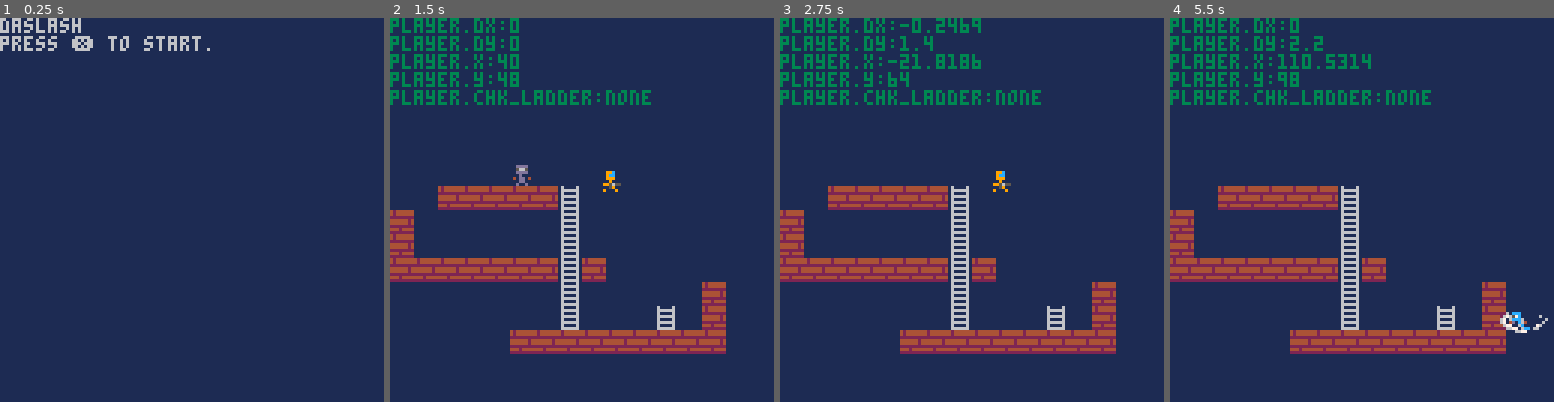
Above: before the commit, frames 1-4 (left to right).
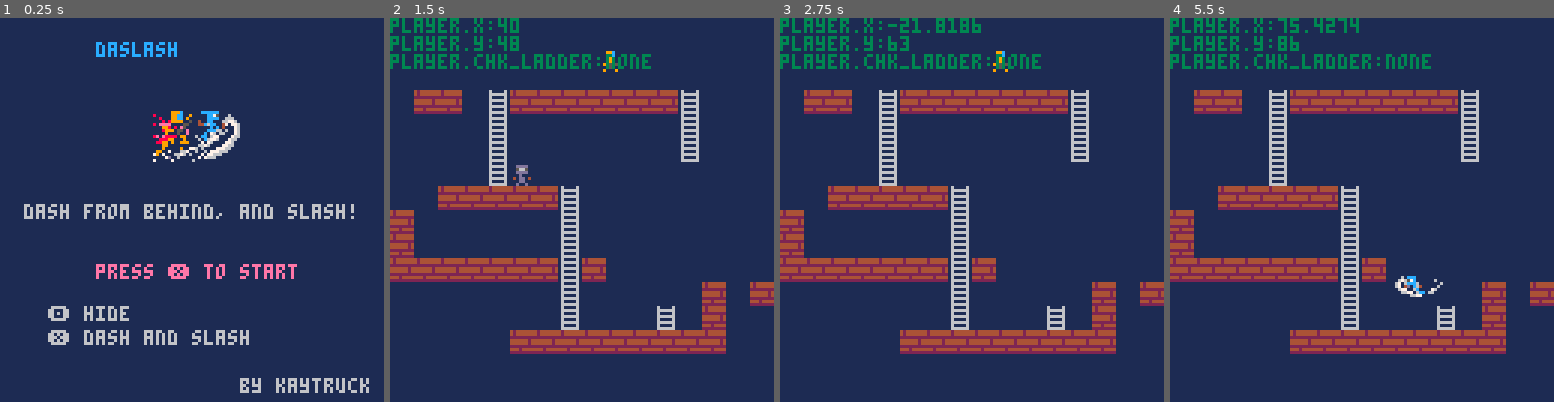
Above: after the commit, the same moments.

Repository: kaytruck/daslash
Game: PICO-8 cartridge daslash.p8
Same seed, same stepped clock (60 frames per second), same inputs: the game is played once before the commit and once after it.
Inputs:
- Up to frame 1 (0.25 s): no input
- Up to frame 2 (1.5 s): tap O (Z key) at 0.33, 0.7, 1.43 s; tap X (X key) at 1.07 s
- Up to frame 3 (2.75 s): hold Left 1.97-2.37 s; tap X (X key) at 2.07, 2.4, 2.73 s; tap O (Z key) at 2.22 s; hold Down from 2.42 s (still down)
- Up to frame 4 (5.5 s): release Down at 2.82 s; hold Right 2.87-3.53 s; tap X (X key) every 0.33 s from 3.07 to 5.4 s; tap O (Z key) at 3.1, 3.98, 4.87 s; hold Up 3.58-4.08 s; hold Right 4.13-4.53 s; hold Down 4.58-5.08 s; hold Left from 5.13 s (still down)

The runs differ from the first frame. In frame 1, 7.1% of the frame differs, in the area x 0-97%, y 0-98%; in frame 2, 7.5%; in frame 3, 7.6%; in frame 4, 8.1%, in the area x 0-100%, y 0-83%.

Commit message:
title screen, ladder anim

Diff:
--- a/daslash.p8
+++ b/daslash.p8
@@ -1,7 +1,7 @@
 pico-8 cartridge // http://www.pico-8.com
 version 34
 __lua__
--- Daslash
+-- daslash
 -- by kaytruck
 
 function _init()
@@ -14,6 +14,11 @@
 	-- settings
 	dead_h = 130
 	gravity=0.2
+	-- title screen
+	blink_col1 = 8
+	blink_col2 = 14
+	blink_col = blink_col1
+	blink_cnt = 0
 	-- player
 	player = {
 		sp=1,				-- sprite
@@ -50,8 +55,18 @@
 	enemies = {}
 	local enemy = {
 		sp=64,
+		spw=1,				-- sprite width
+		w=8,
+		h=8,
 		x=70,
-		y=50,
+		y=10,
+		dx=0,
+		dy=0,
+		max_dx=2,
+		max_dy=3,
+		acc_walk=0.8,
+		acc_jump=3,
+		fric=0.5,
 		flip=false,
 		dead=false,
 	}
@@ -64,12 +79,28 @@
 		_update = update_gaming
 		_draw = draw_gaming
 	end
+	-- blink start message
+	blink_cnt += 1
+	if blink_cnt > 7 then
+		blink_cnt = 0
+		if blink_col == blink_col1 then
+			blink_col = blink_col2
+		else
+			blink_col = blink_col1
+		end
+	end
 end
 
 function draw_title()
 	cls(1)
-	print("daslash", 6)
-	print("press ❎ to start.", 6)
+	print("daslash", 32, 8, 12)
+	spr(192, 48, 25, 4, 4)
+	print("dash from behind, and slash!", 8, 62, 6)
+	print("press ❎ to start", 32, 82, blink_col)
+	print("🅾️ hide", 16, 96, 6)
+	print("❎ dash and slash", 16,104,6)
+	print("by kaytruck", 80, 120, 6)
+
 end
 
 -->8
@@ -80,15 +111,15 @@
 
 function update_player()
 	player.dx *= player.fric
-	player.dy += gravity
 	if player.dash_time > 0 then
 		player.dash_time -= 1
+	else
+		player.dy += gravity
 	end
 	if abs(player.dx) < 0.5 then
 		player.running = false
 	end
 	player.ladder = "none"
-	-- player.chk_ladder = chk_ladder(player)
 	--control
 	if btn(🅾️) then
 		player.hide = true
@@ -110,29 +141,6 @@
 		if btn(⬇️) then
 			player.ladder = "down"
 		end
-		-- if player.chk_ladder == "in" then
-		-- 	player.dy = 0
-		-- 	if btn(⬆️) then
-		-- 		player.dy = -1
-		-- 	end
-		-- 	if btn(⬇️) then
-		-- 		player.dy = 1
-		-- 	end
-		-- elseif player.chk_ladder == "bottom" then
-		-- 	player.dy = 0
-		-- 	if btn(⬆️) then
-		-- 		player.dy = -1
-		-- 	end
-		-- elseif player.chk_ladder == "on" then
-		-- 	player.falling = false
-		-- 	player.landing = true
-		-- 	player.dy = 0
-		-- 	if btn(⬇️) then
-		-- 		player.dy = 1
-		-- 	end
-		-- else
-		-- 	player.dy += gravity
-		-- end
 		if btnp(❎)
 		and player.dash_time == 0 then
 			player.dash_time = player.dash_time_max
@@ -156,7 +164,6 @@
 	end
 
 	-- limit speed y-axis
-	-- player.dy = min(player.dy, player.max_dy)
 	player.dy = mid(-player.max_dy, player.dy, player.max_dy)
 
 	-- falling
@@ -172,12 +179,12 @@
 			player.falling = false
 			player.landing = true
 			if player.dy > 0 then
-				-- player.y -= (player.y + player.h) % 8
 				player.dy = 0
 			end
 			break
 		end
 	end
+	-- ladder
 	player.chk_ladder = chk_ladder(player)
 	if player.chk_ladder == "on" then
 		if player.ladder == "down" then
@@ -195,18 +202,6 @@
 			player.dy = -1
 		end
 	end
-	-- if player.falling then
-	-- 	if player.chk_ladder == "in"
-	-- 	or player.chk_ladder == "on"
-	-- 	or player.chk_ladder == "bottom" then
-	-- 		player.falling = false
-	-- 		player.landing = true
-	-- 		if player.dy > 0 then
-	-- 			player.y -= (player.y + player.h) % 8
-	-- 			player.dy = 0
-	-- 		end
-	-- 	end
-	-- end
 
 	-- collide wall
 	if player.dx > 0
@@ -277,9 +272,13 @@
 function collide_ground(obj, offset)
 	-- bottom left
 	local x1 = obj.x + 2
+	-- local x1 = obj.x + 3
+	-- local x1 = obj.x + obj.w / 2
 	local y1 = (obj.y + obj.h - 1) + offset
 	-- bottom right
 	local x2 = obj.x + obj.w - 3
+	-- local x2 = obj.x + obj.w - 3
+	-- local x2 = obj.x + obj.w / 2
 	local y2 = (obj.y + obj.h - 1) + offset
 	flg = 0x4
 
@@ -299,9 +298,13 @@
 
 function chk_ladder(obj)
 	-- bottom center
+	-- local x1 = obj.x + 2
+	-- local x1 = obj.x + 3
 	local x1 = obj.x + obj.w / 2
 	local y1 = (obj.y + obj.h - 1)
 	-- bottom center + 1
+	-- local x2 = obj.x + obj.w - 2
+	-- local x2 = obj.x + obj.w - 3
 	local x2 = obj.x + obj.w / 2
 	local y2 = (obj.y + obj.h)
 
@@ -332,7 +335,6 @@
 		player.spw = 2
 	elseif player.falling then
 		player.sp = 7
-		-- player.sp = 1
 	elseif player.running then
 		if time() - player.anim > 0.1 then
 			player.anim = time()
@@ -341,6 +343,17 @@
 				player.sp = 2
 			end
 		end
+	elseif (player.chk_ladder == "in"
+	or player.chk_ladder == "bottom")
+	and player.dy != 0 then
+		if time() - player.anim > 0.1 then
+			player.anim = time()
+			if player.sp == 8 then
+				player.sp = 9
+			else
+				player.sp = 8
+			end
+		end
 	else
 		player.sp = 1
 	end
@@ -353,8 +366,8 @@
 	draw_player()
 
 	-- debug print
-	print("player.dx:"..player.dx, 3)
-	print("player.dy:"..player.dy, 3)
+	-- print("player.dx:"..player.dx, 3)
+	-- print("player.dy:"..player.dy, 3)
 	print("player.x:"..player.x, 3)
 	print("player.y:"..player.y, 3)
 	print("player.chk_ladder:"..player.chk_ladder, 3)
@@ -391,9 +404,34 @@
 
 function draw_gameover()
 	cls(1)
-	print("you died", 6)
-	print("press ❎ to title", 6)
-end
+	print("you died", 32, 32, 6)
+	print("press ❎ to title", 32, 48, 6)
+end
+…(25 lines of a section not shown)…
 
 
 
@@ -497,14 +535,14 @@
 0000000000000000000000000000000000000000000000000000000000000000000000000000000000000000000000000000000000000000000000000000000000000000000000000000000000000000000000000000000000000000000000000000000000000000000000000000000000000000000000000000000000000000
 0000000000000000000000000000000000000000000000000000000000000000000000000000000000000000000000000000000000000000000000000000000000000000000000000000000000000000000000000000000000000000000000000000000000000000000000000000000000000000000000000000000000000000
 0000000000000000000000000000000000000000000000000000000000000000000000000000000000000000000000000000000000000000000000000000000000000000000000000000000000000000000000000000000000000000000000000000000000000000000000000000000000000000000000000000000000000000
-0000000000000000000000000000000000000000000000000000000000000000000000000000000000000000000000000000000000000000000000000000000000000000000000000000000000000000000000000000000000000000000000000000000000000000000000000000000000000000000000000000000000000000
-0000000000000000000000000000000000000000000000000000000000000000000000000000000000000000000000000000000000000000000000000000000000000000000000000000000000000000000000000000000000000000000000000000000000000000000000000000000000000000000000000000000000000000
-0000000000000000000000000000000000000000000000000000000000000000000000000000000000000000000000000000000000000000000000000000000000000000000000000000000000000000000000000000000000000000000000000000000000000000000000000000000000000000000000000000000000000000
-0000000000000000000000000000000000000000000000000000000000000000000000000000000000000000000000000000000000000000000000000000000000000000000000000000000000000000000000000000000000000000000000000000000000000000000000000000000000000000000000000000000000000000
+00a3a30084a3a3a3a3a3a3a38400000000000000000000000000000000000000000000000000000000000000000000000000000000000000000000000000000000000000000000000000000000000000000000000000000000000000000000000000000000000000000000000000000000000000000000000000000000000000
+0000000084000000000000008400000000000000000000000000000000000000000000000000000000000000000000000000000000000000000000000000000000000000000000000000000000000000000000000000000000000000000000000000000000000000000000000000000000000000000000000000000000000000
+0000000084000000000000008400000000000000000000000000000000000000000000000000000000000000000000000000000000000000000000000000000000000000000000000000000000000000000000000000000000000000000000000000000000000000000000000000000000000000000000000000000000000000
+0000000084000000000000000000000000000000000000000000000000000000000000000000000000000000000000000000000000000000000000000000000000000000000000000000000000000000000000000000000000000000000000000000000000000000000000000000000000000000000000000000000000000000
 0000a3a3a3a3a384000000000000000000000000000000000000000000000000000000000000000000000000000000000000000000000000000000000000000000000000000000000000000000000000000000000000000000000000000000000000000000000000000000000000000000000000000000000000000000000000
 a300000000000084000000000000000000000000000000000000000000000000000000000000000000000000000000000000000000000000000000000000000000000000000000000000000000000000000000000000000000000000000000000000000000000000000000000000000000000000000000000000000000000000
 a300000000000084000000000000000000000000000000000000000000000000000000000000000000000000000000000000000000000000000000000000000000000000000000000000000000000000000000000000000000000000000000000000000000000000000000000000000000000000000000000000000000000000
 a3a3a3a3a3a3a384a30000000000000000000000000000000000000000000000000000000000000000000000000000000000000000000000000000000000000000000000000000000000000000000000000000000000000000000000000000000000000000000000000000000000000000000000000000000000000000000000
-00000000000000840000000000a3000000000000000000000000000000000000000000000000000000000000000000000000000000000000000000000000000000000000000000000000000000000000000000000000000000000000000000000000000000000000000000000000000000000000000000000000000000000000
+00000000000000840000000000a300a300000000000000000000000000000000000000000000000000000000000000000000000000000000000000000000000000000000000000000000000000000000000000000000000000000000000000000000000000000000000000000000000000000000000000000000000000000000
 00000000000000840000008400a3000000000000000000000000000000000000000000000000000000000000000000000000000000000000000000000000000000000000000000000000000000000000000000000000000000000000000000000000000000000000000000000000000000000000000000000000000000000000
 0000000000a3a3a3a3a3a3a3a3a3000000000000000000000000000000000000000000000000000000000000000000000000000000000000000000000000000000000000000000000000000000000000000000000000000000000000000000000000000000000000000000000000000000000000000000000000000000000000
Not shown, changed: 32 lines of the sprite sheet (__gfx__) section of daslash.p8
